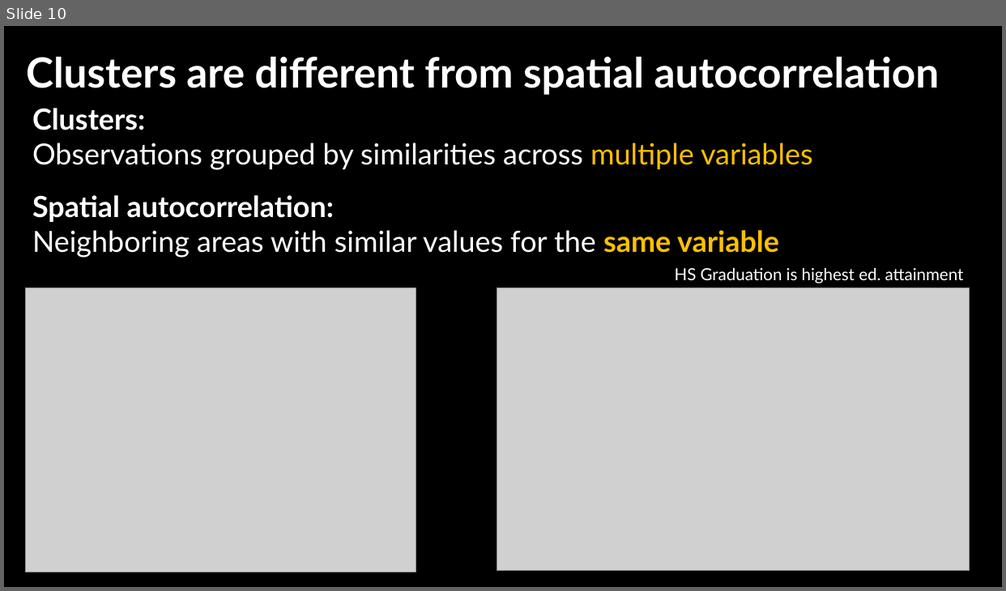
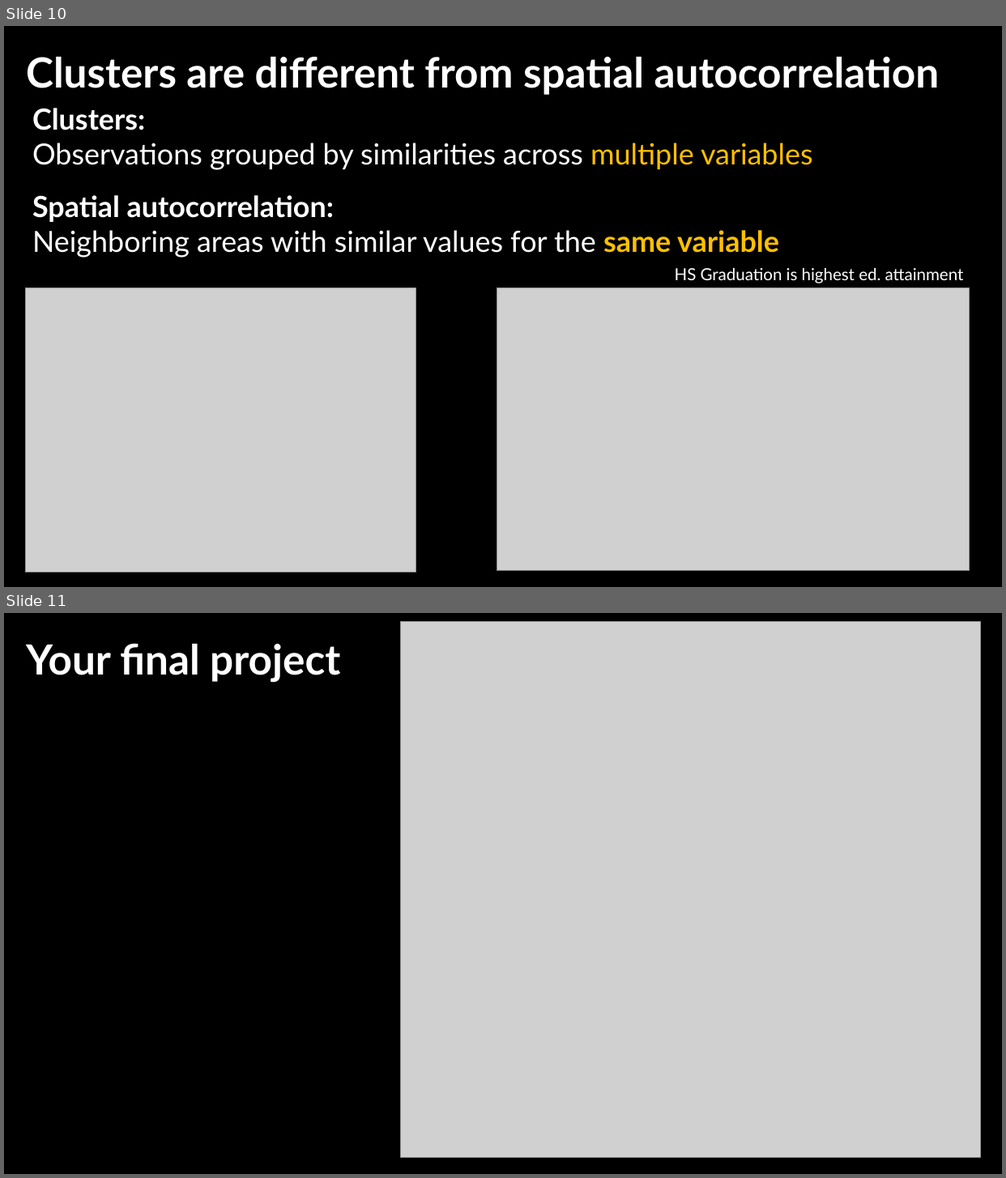
Before and after one commit to jshannon75/geog4300, a slide deck: in_class_slides/geog4300_W013-1 Clustering; Final project.pptx. Shown one above the other, each under a label of ours: slide 10 before the commit, slides 10 and 11 after it. The pictures are 1006x591 and 1006x1178 pixels, drawn with LibreOffice and Linux fonts; fonts in the diff are those of the drawing; grey boxes stand for pictures; background and template pictures are left out. Boxes give left, top, right and bottom in pixels: in the first picture for what was removed or moved away, otherwise in the second. Text is boxed around its words. In the diff, an @@ line names an element or a change of style, - is before the commit and + after.

```diff
--- a/in_class_slides/geog4300_W013-1 Clustering; Final project.pptx
+++ b/in_class_slides/geog4300_W013-1 Clustering; Final project.pptx
@@ slide 11 added at <box>4,613,1002,1174</box>, background picture (left out) @@
@@ picture added at <box>400,621,980,1158</box> @@
@@ text added at <box>26,643,340,683</box>, 40 pt, text #FFFFFF, bold @@
+Your final project
```
Also in this commit, not shown: 1 slide changed, 3 other slides added.
